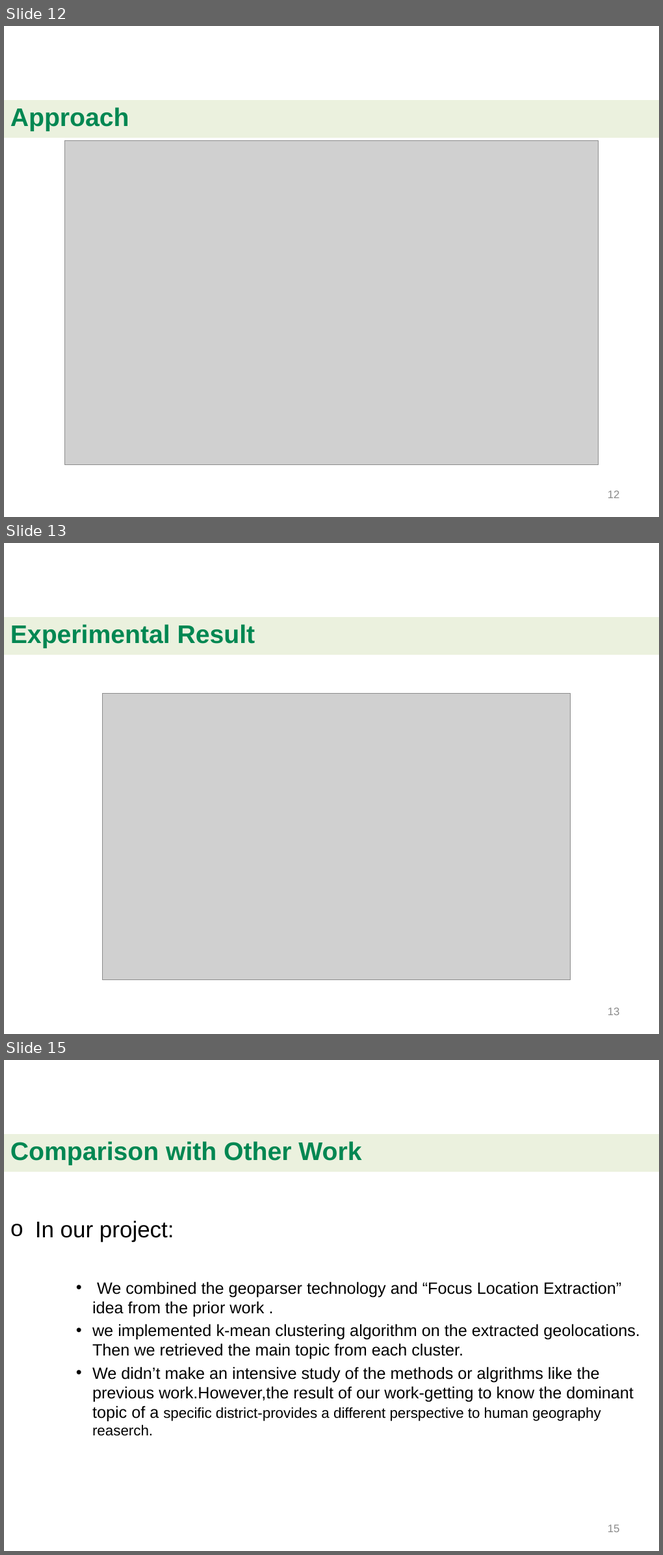
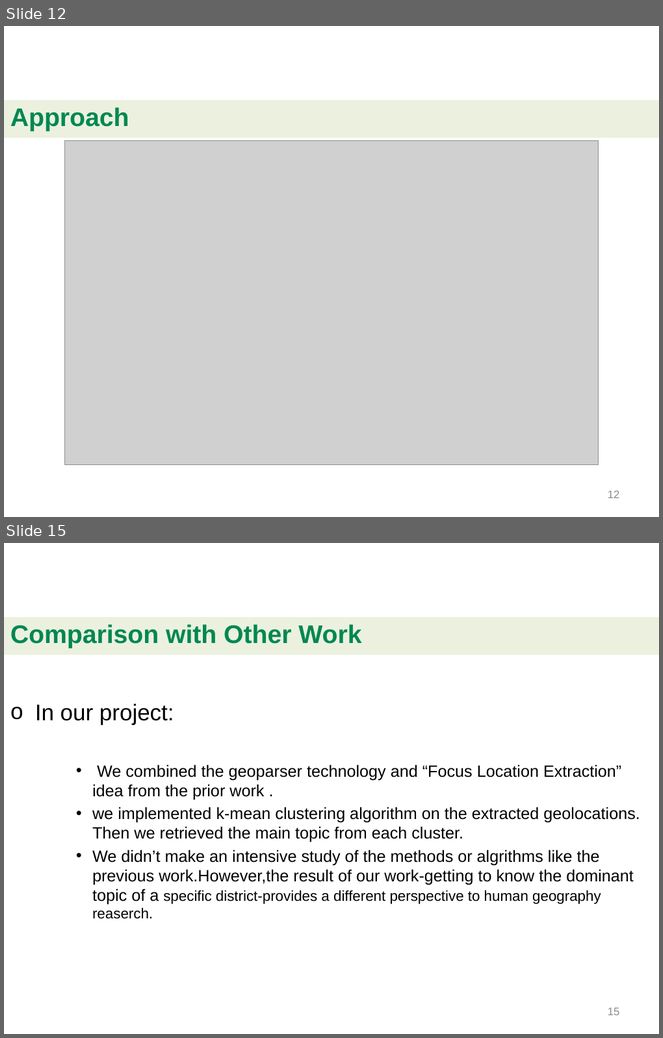
Before and after one commit to beedabug/BigDataProject, a slide deck: bigdata_project_demo.pptx. Shown one above the other, each under a label of ours: slides 12, 13 and 15 before the commit, slides 12 and 15 after it; the slides between them are not shown. The pictures are 663x1555 and 663x1038 pixels, drawn with LibreOffice and Linux fonts; fonts in the diff are those of the drawing; grey boxes stand for pictures; background and template pictures are left out. Boxes give left, top, right and bottom in pixels: in the first picture for what was removed or moved away, otherwise in the second. Text is boxed around its words. In the diff, an @@ line names an element or a change of style, - is before the commit and + after.

```diff
--- a/bigdata_project_demo.pptx
+++ b/bigdata_project_demo.pptx
@@ slide 13 removed at [4, 543, 659, 1034], background picture (left out) @@
@@ rectangle removed at [4, 617, 659, 655] @@
-Experimental Result
@@ picture removed at [102, 694, 571, 980] @@
@@ page number removed at [608, 1008, 620, 1016] @@
-13
```
Also in this commit, not shown: 8 slides changed, 1 slide added, 1 other file.
